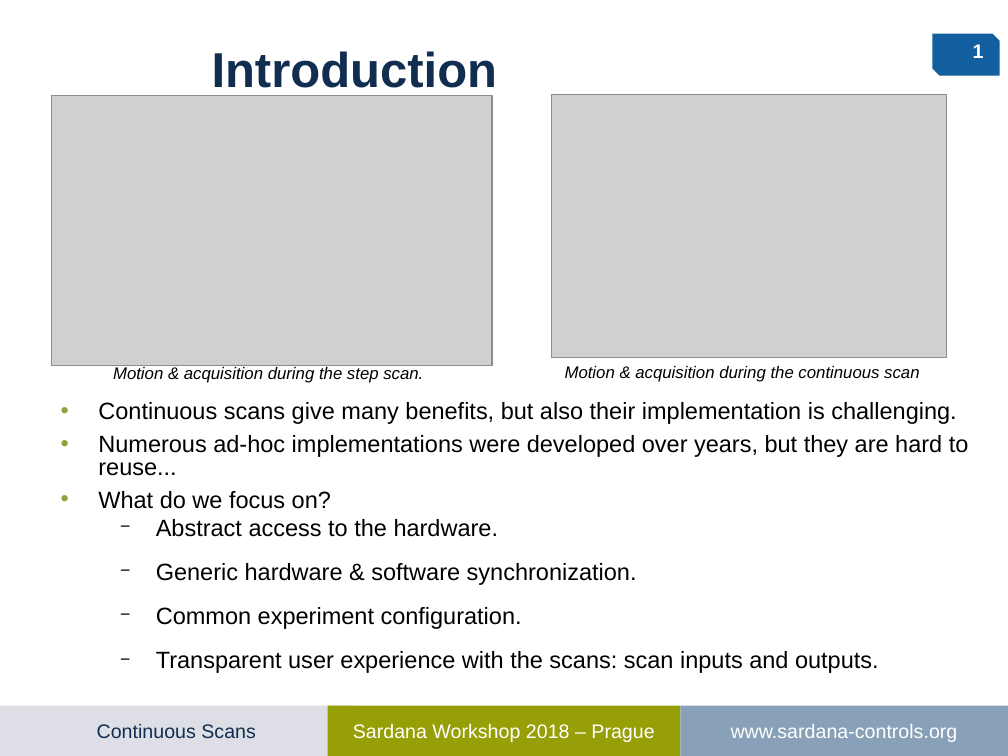
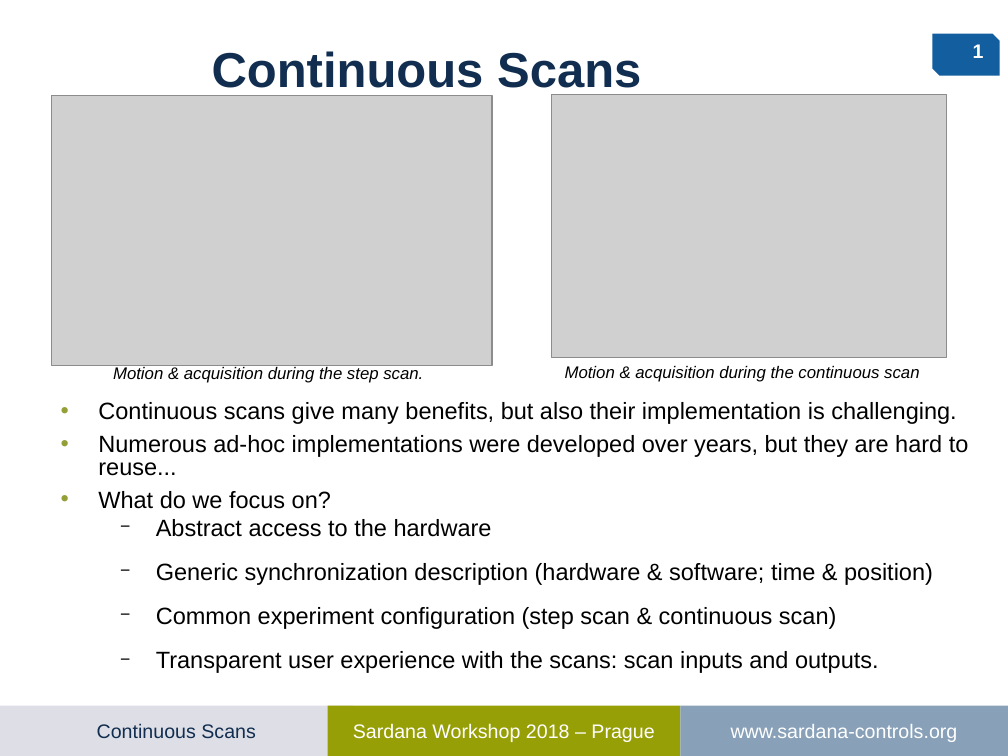
Before and after one commit to sardana-org/sardana-followup, a slide deck: slide 1 of 20180605-Prague/ContinuousScans/slides.odp. Drawn at 1008x756 pixels with LibreOffice and Linux fonts; fonts in the diff are those of the drawing; grey boxes stand for pictures; background and template pictures are left out. Boxes give left, top, right and bottom in pixels: in the first picture for what was removed or moved away, otherwise in the second. Text is boxed around its words. In the diff, an @@ line names an element or a change of style, - is before the commit and + after.

```diff
--- a/20180605-Prague/ContinuousScans/slides.odp
+++ b/20180605-Prague/ContinuousScans/slides.odp
@@ title at (x1=212, y1=51, x2=641, y2=97): text changed @@
-Introduction
+Continuous Scans
@@ text at (x1=156, y1=519, x2=933, y2=629): text changed @@
-  − Abstract access to the hardware.
-  − Generic hardware & software synchronization.
-  − Common experiment configuration.
+  − Abstract access to the hardware
+  − Generic synchronization description (hardware & software; time & position)
+  − Common experiment configuration (step scan & continuous scan)
```
Also in this commit, not shown: 1 other file.
